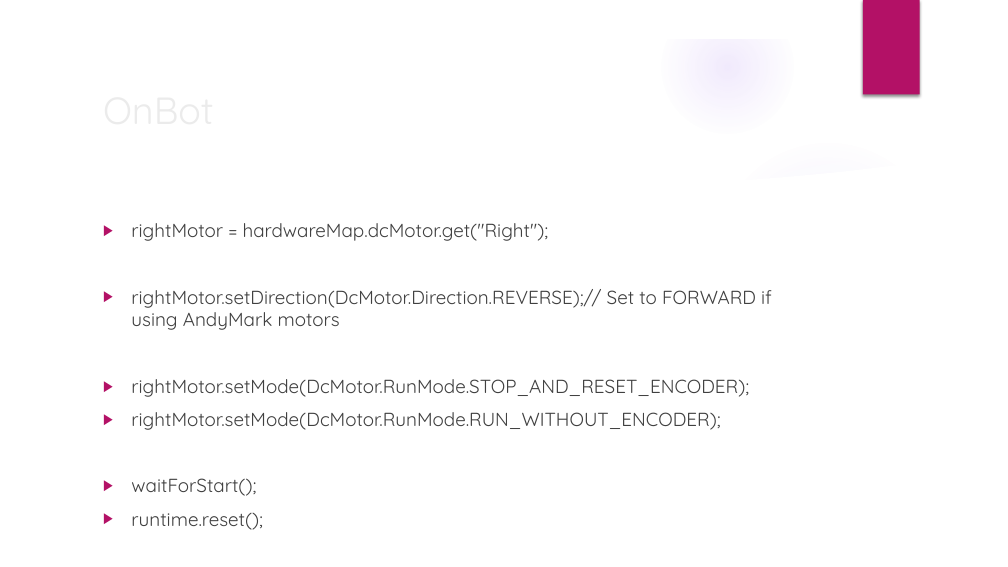
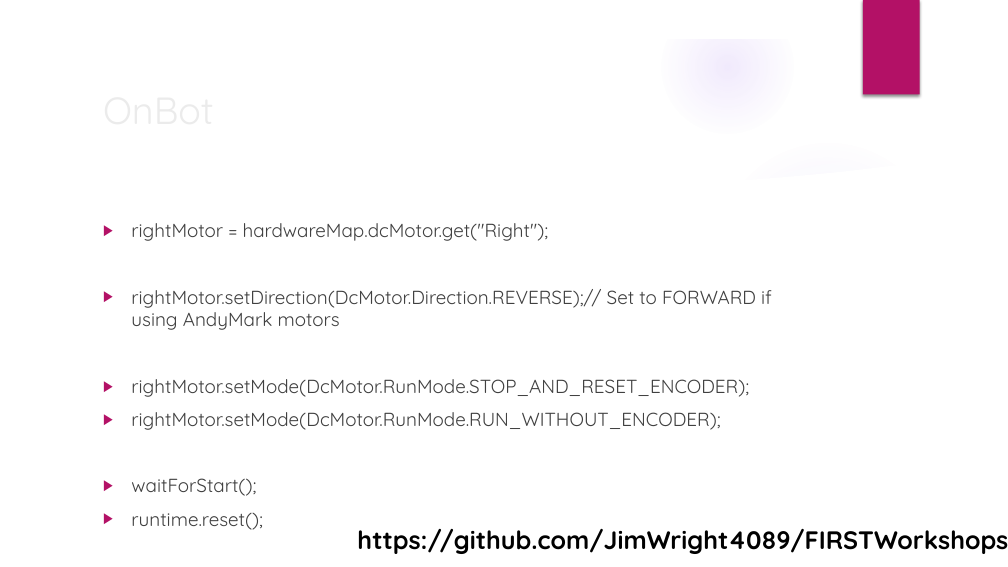
Before and after one commit to JimWright4089/FIRSTWorkshops, a slide deck: slide 14 of FTC/2018/Intro to FTC Code.pptx. Drawn at 1008x567 pixels with LibreOffice and Linux fonts; fonts in the diff are those of the drawing; background and template pictures are left out. Boxes give left, top, right and bottom in pixels: in the first picture for what was removed or moved away, otherwise in the second. Text is boxed around its words. In the diff, an @@ line names an element or a change of style, - is before the commit and + after.

```diff
--- a/FTC/2018/Intro to FTC Code.pptx
+++ b/FTC/2018/Intro to FTC Code.pptx
@@ text added at box(357, 529, 1008, 554), 24 pt, text #000000, bold @@
+https://github.com/JimWright4089/FIRSTWorkshops
```
Also in this commit, not shown: 13 other slides changed.
